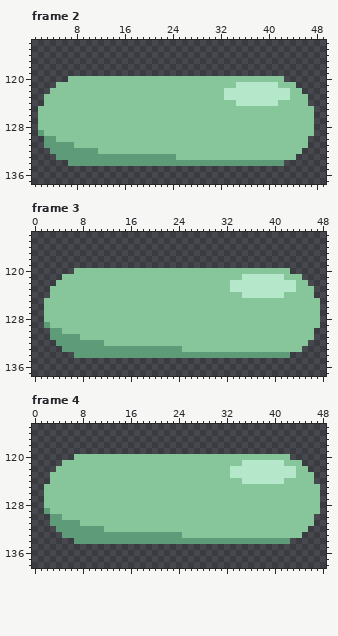
Pixel-art file, stored at assets/ships.aseprite. The picture above was drawn from the file before the commit.
50x300 pixels, 4 frames. Shown: frame 2: x 1..49, y 114..137; frame 3: x 0..48, y 114..137; frame 4: x 0..48, y 115..138. The commit also changed other frames or places, which this record leaves out.
The same view after the edit:
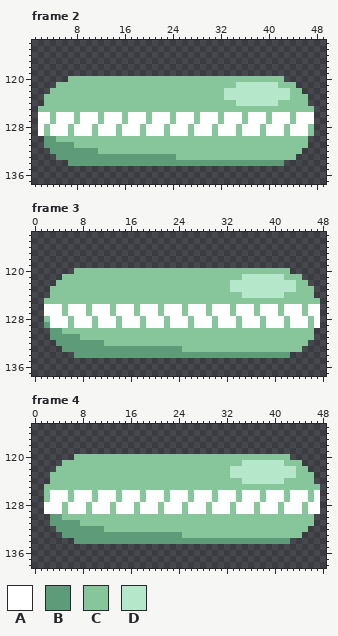
Palette (. is transparent): A #ffffff  B #5d9b79  C #86c69a  D #b5e7cb
From old to new:
Changed rows in their new state; - is an unchanged pixel.
Frame 2, layer "Animations":
first column x 2:
126 AA-AAA-AAA-AAA-AAA-AAA-AAA-AAA-AAA-AAA-AAA-AAA
127 AA-AAA-AAA-AAA-AAA-AAA-AAA-AAA-AAA-AAA-AAA-AAA
128 A-AAA-AAA-AAA-AAA-AAA-AAA-AAA-AAA-AAA-AAA-AAA-
129 A-AAA-AAA-AAA-AAA-AAA-AAA-AAA-AAA-AAA-AAA-AAA-
Frame 3, layer "Animations":
first column x 2:
126 AAA-AAA-AAA-AAA-AAA-AAA-AAA-AAA-AAA-AAA-AAA-AA
127 AAA-AAA-AAA-AAA-AAA-AAA-AAA-AAA-AAA-AAA-AAA-AA
128 -AAA-AAA-AAA-AAA-AAA-AAA-AAA-AAA-AAA-AAA-AAA-A
129 -AAA-AAA-AAA-AAA-AAA-AAA-AAA-AAA-AAA-AAA-AAA-A
Frame 4, layer "Animations":
first column x 2:
126 -AAA-AAA-AAA-AAA-AAA-AAA-AAA-AAA-AAA-AAA-AAA-A
127 -AAA-AAA-AAA-AAA-AAA-AAA-AAA-AAA-AAA-AAA-AAA-A
128 AAA-AAA-AAA-AAA-AAA-AAA-AAA-AAA-AAA-AAA-AAA-AA
129 AAA-AAA-AAA-AAA-AAA-AAA-AAA-AAA-AAA-AAA-AAA-AA
Pixel boxes of the changes (left, top, right, bottom) in both pictures:
changed: (38, 112, 314, 136)
changed: (44, 304, 320, 328)
changed: (44, 490, 320, 514)
